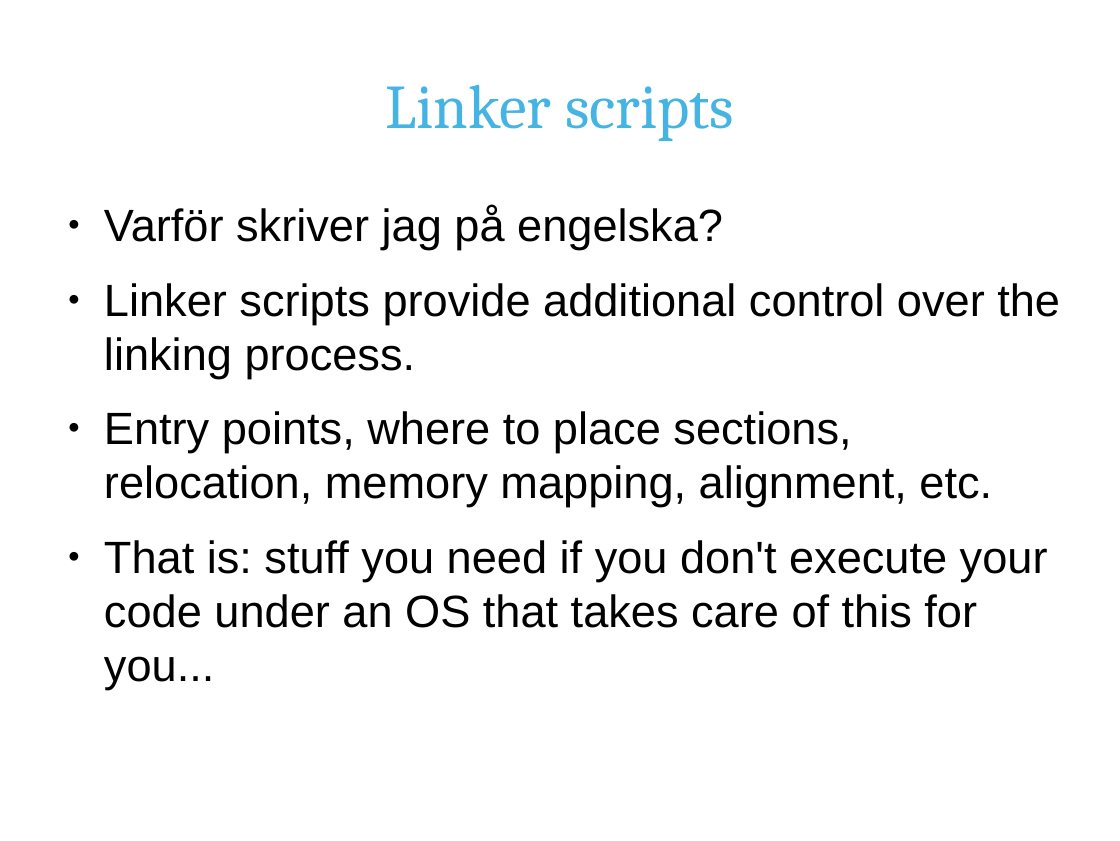
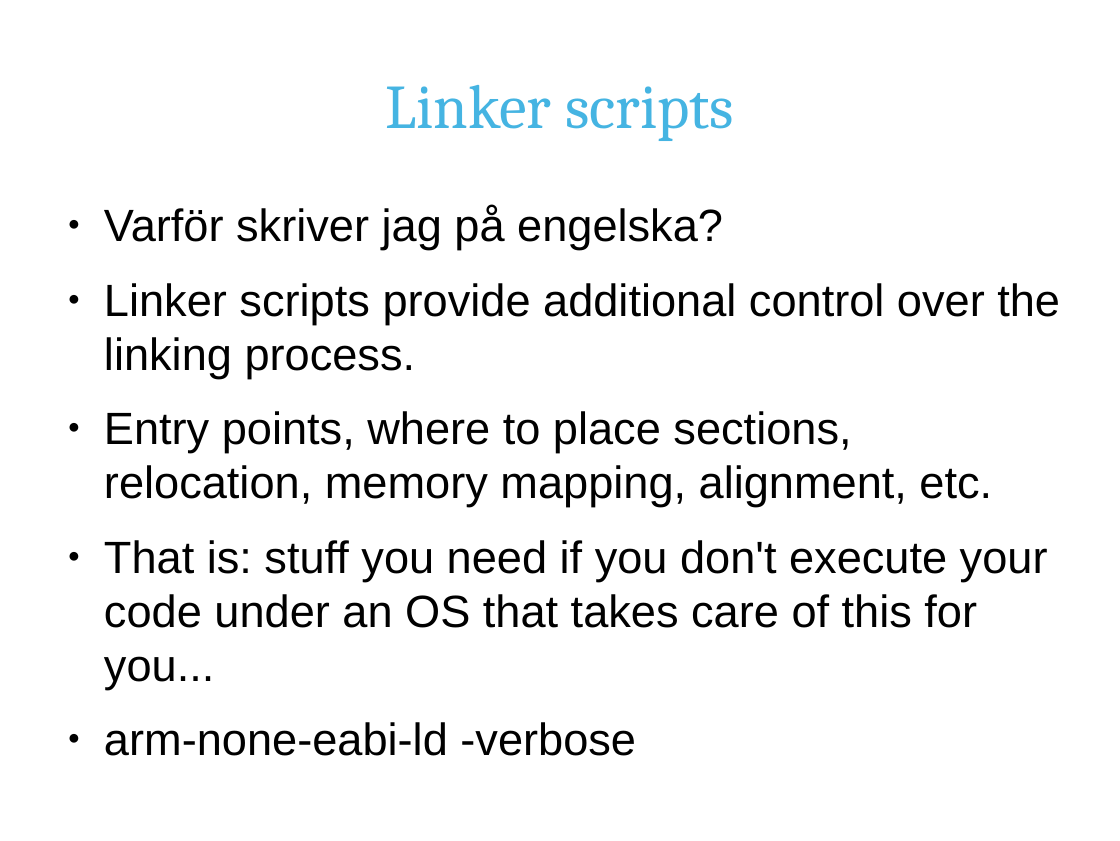
Before and after one commit to hnrkp/khelg2012-1, a slide deck: slide 10 of doc/pres.odp. Drawn at 1120x841 pixels with LibreOffice and Linux fonts; fonts in the diff are those of the drawing; background and template pictures are left out. Boxes give left, top, right and bottom in pixels: in the first picture for what was removed or moved away, otherwise in the second. Text is boxed around its words. In the diff, an @@ line names an element or a change of style, - is before the commit and + after.

```diff
--- a/doc/pres.odp
+++ b/doc/pres.odp
@@ text at bbox=[104, 722, 636, 756]: paragraph added @@
+● arm-none-eabi-ld -verbose
```
Also in this commit, not shown: 1 other slide changed.
